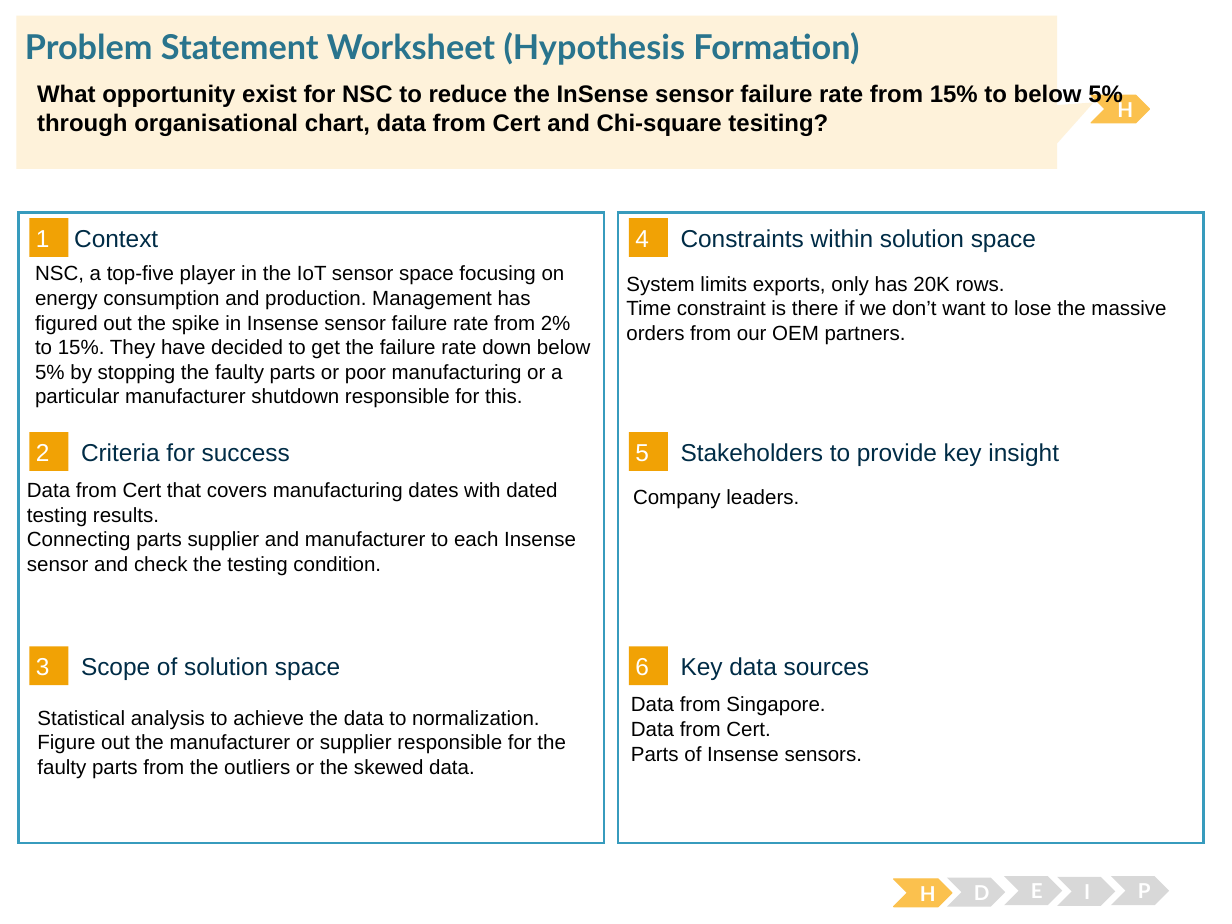
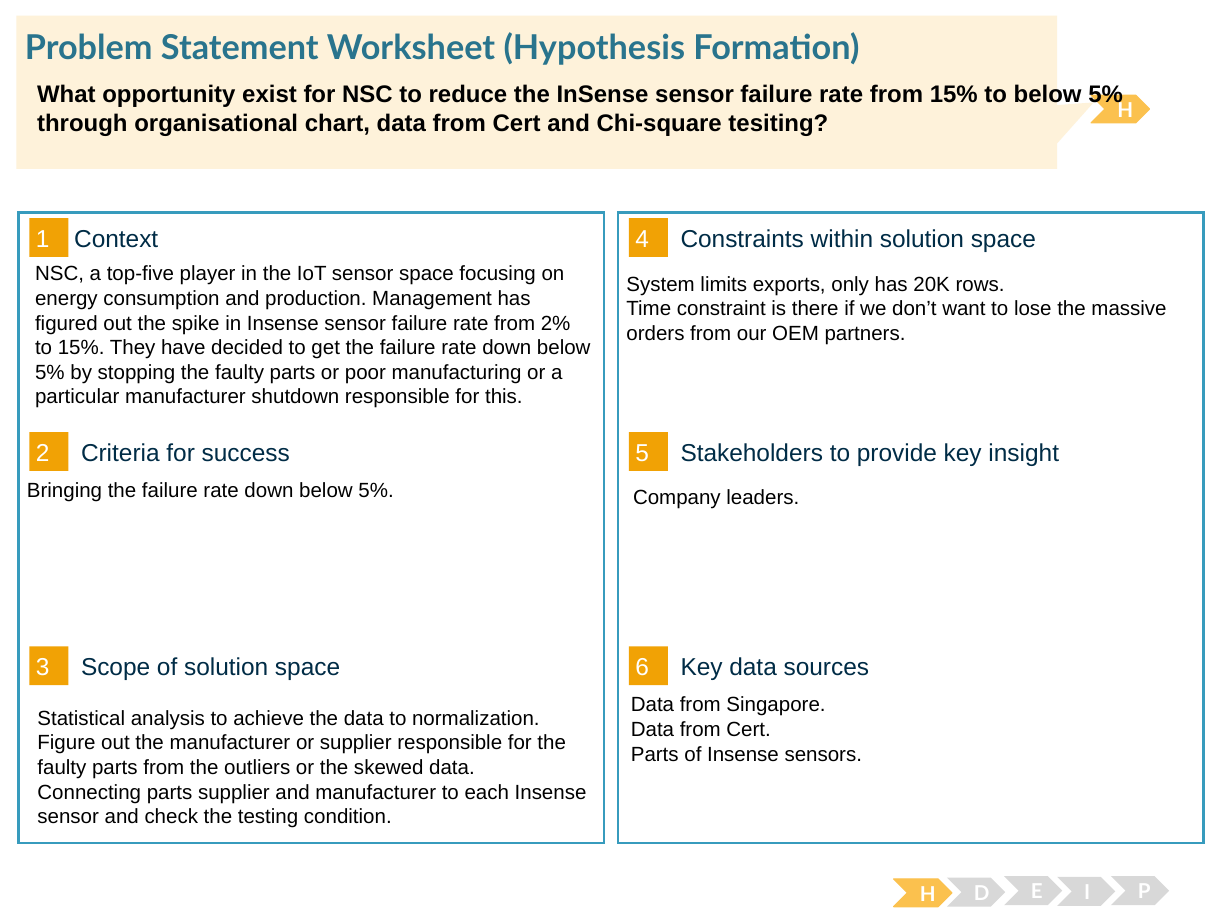
Before and after one commit to amitDataScientist/prep_course, a slide deck: slide 1 of Problem_Statement_Worksheet_Nordic Sensing Co.pptx. Drawn at 1232x924 pixels with LibreOffice and Linux fonts; fonts in the diff are those of the drawing. Boxes give left, top, right and bottom in pixels: in the first picture for what was removed or moved away, otherwise in the second. Text is boxed around its words. In the diff, an @@ line names an element or a change of style, - is before the commit and + after.

```diff
--- a/Problem_Statement_Worksheet_Nordic Sensing Co.pptx
+++ b/Problem_Statement_Worksheet_Nordic Sensing Co.pptx
@@ text at [27, 482, 393, 502]: text changed @@
-Data from Cert that covers manufacturing dates with dated testing results.
-Connecting parts supplier and manufacturer to each Insense sensor and check the testing condition.
+Bringing the failure rate down below 5%.
@@ text at [37, 784, 587, 828]: paragraph added @@
+Connecting parts supplier and manufacturer to each Insense sensor and check the testing condition.
```
